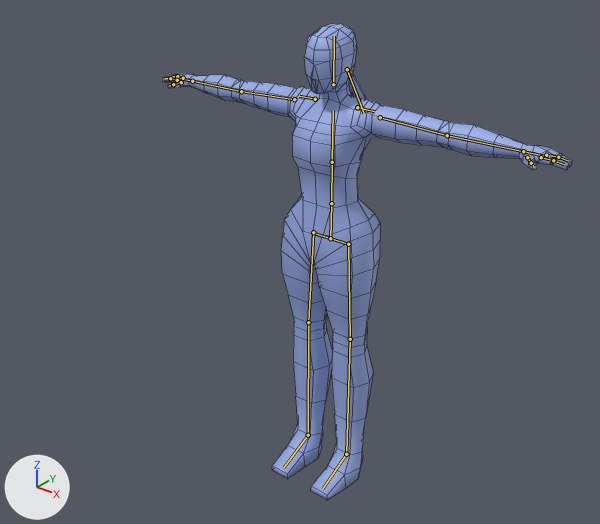
The Blender file Assets/3D/Characters/Scorecharacter/DemoChar.blend: old version first, new version second.
Both versions are drawn from a camera (50 mm lens) standing at (2.05, -2.79, 2.83) and looking at (0.1, -0.35, 1.32). Arrows for +X, +Y and +Z are at lower left; the lights stay in place. The first picture is the older version. The bones that bend it are drawn over the model as lines. Mesh edges are drawn as thin lines.

Objects in the first picture: 'Character'.
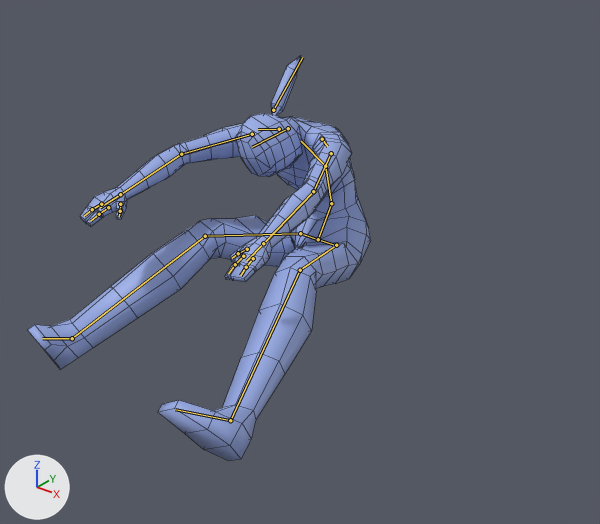
The newer file adds an action. The first version stands in its rest pose; the second is drawn at frame 1 of the action 'KnockedBack'.

Where the change shows, as pixel boxes (x1, y1, x2, y2) in the pictures (600 x 524 px):
```json
{"object": "Character", "change": "posed", "before": [162, 24, 572, 500], "after": [28, 56, 371, 461], "on screen": "16% narrower, 15% shorter"}
{"bone": "Torso", "before": "(331, 203) to (332, 162)", "after": "(331, 203) to (325, 166)"}
{"bone": "Torso_Upper", "before": "(332, 162) to (333, 110)", "after": "(325, 166) to (301, 141)"}
{"bone": "Neck", "before": "(333, 84) to (334, 36)", "after": "(288, 128) to (252, 147)"}
{"bone": "Clavicle_R", "before": "(315, 99) to (299, 96)", "after": "(279, 129) to (258, 129)"}
{"bone": "Bicep_R", "before": "(294, 99) to (241, 91)", "after": "(252, 134) to (181, 154)"}
{"bone": "Forearm_R", "before": "(241, 91) to (192, 81)", "after": "(181, 154) to (120, 194)"}
{"bone": "Clavicle_L", "before": "(357, 107) to (374, 111)", "after": "(322, 139) to (327, 146)"}
{"bone": "Bicep_L", "before": "(380, 117) to (447, 135)", "after": "(331, 153) to (313, 191)"}
{"bone": "Forearm_L", "before": "(447, 135) to (523, 151)", "after": "(313, 191) to (263, 243)"}
{"bone": "Torso_Lower", "before": "(331, 203) to (330, 238)", "after": "(331, 203) to (318, 239)"}
{"bone": "Thigh_R", "before": "(313, 232) to (308, 322)", "after": "(300, 233) to (205, 236)"}
{"bone": "Calf_R", "before": "(308, 322) to (308, 435)", "after": "(205, 236) to (72, 338)"}
{"bone": "Thigh_L", "before": "(348, 244) to (350, 339)", "after": "(336, 245) to (300, 270)"}
{"bone": "Calf_L", "before": "(350, 339) to (346, 454)", "after": "(300, 270) to (230, 420)"}
```

Edits to the scene script, one JSON object a line:
```json
{"block": "bone_torso", "where": "bone_torso = bpy.data.objects['CharacterArm'].pose.bones['Torso']"}
{"op": "set", "path": "bone_torso.rotation_quaternion", "old": "(1.0, 0.0, 0.0, 0.0)", "new": "(0.993, 0.118, 0.0, 0.0)", "note": "degrees (0, 0, 0) -> degrees (14, 0, 0)"}
{"block": "bone_torso_upper", "where": "bone_torso_upper = bpy.data.objects['CharacterArm'].pose.bones['Torso_Upper']  # child of 'Torso'"}
{"op": "set", "path": "bone_torso_upper.rotation_quaternion", "old": "(1.0, 0.0, 0.0, 0.0)", "new": "(0.955, 0.298, 0.0, 0.0)", "note": "degrees (0, 0, 0) -> degrees (35, 0, 0)"}
{"block": "bone_neck", "where": "bone_neck = bpy.data.objects['CharacterArm'].pose.bones['Neck']  # child of 'Torso_Upper'"}
{"op": "set", "path": "bone_neck.rotation_quaternion", "old": "(1.0, 0.0, 0.0, 0.0)", "new": "(0.898, 0.42, 0.091, 0.093)", "note": "degrees (0, 0, 0) -> degrees (51, 5, 14)"}
{"block": "bone_clavicle_r", "where": "bone_clavicle_r = bpy.data.objects['CharacterArm'].pose.bones['Clavicle_R']  # child of 'Torso_Upper'"}
{"op": "set", "path": "bone_clavicle_r.rotation_quaternion", "old": "(1.0, 0.0, 0.0, 0.0)", "new": "(0.917, 0.173, 0.226, 0.279)", "note": "degrees (0, 0, 0) -> degrees (28, 19, 39)"}
{"block": "bone_bicep_r", "where": "bone_bicep_r = bpy.data.objects['CharacterArm'].pose.bones['Bicep_R']  # child of 'Clavicle_R'"}
{"op": "set", "path": "bone_bicep_r.rotation_quaternion", "old": "(1.0, 0.0, 0.0, 0.0)", "new": "(0.971, 0.046, -0.008, 0.234)", "note": "degrees (0, 0, 0) -> degrees (5, -2, 27)"}
{"block": "bone_forearm_r", "where": "bone_forearm_r = bpy.data.objects['CharacterArm'].pose.bones['Forearm_R']  # child of 'Bicep_R'"}
{"op": "set", "path": "bone_forearm_r.rotation_quaternion", "old": "(1.0, 0.0, 0.0, 0.0)", "new": "(0.979, -0.057, 0.075, 0.183)", "note": "degrees (0, 0, 0) -> degrees (-5, 10, 21)"}
{"block": "bone_clavicle_l", "where": "bone_clavicle_l = bpy.data.objects['CharacterArm'].pose.bones['Clavicle_L']  # child of 'Torso_Upper'"}
{"op": "set", "path": "bone_clavicle_l.rotation_quaternion", "old": "(1.0, 0.0, 0.0, 0.0)", "new": "(0.917, 0.173, -0.226, -0.279)", "note": "degrees (0, 0, 0) -> degrees (28, -19, -39)"}
{"block": "bone_bicep_l", "where": "bone_bicep_l = bpy.data.objects['CharacterArm'].pose.bones['Bicep_L']  # child of 'Clavicle_L'"}
{"op": "set", "path": "bone_bicep_l.rotation_quaternion", "old": "(1.0, 0.0, 0.0, 0.0)", "new": "(0.971, 0.046, 0.008, -0.234)", "note": "degrees (0, 0, 0) -> degrees (5, 2, -27)"}
{"block": "bone_forearm_l", "where": "bone_forearm_l = bpy.data.objects['CharacterArm'].pose.bones['Forearm_L']  # child of 'Bicep_L'"}
{"op": "set", "path": "bone_forearm_l.rotation_quaternion", "old": "(1.0, 0.0, 0.0, 0.0)", "new": "(0.979, -0.057, -0.075, -0.183)", "note": "degrees (0, 0, 0) -> degrees (-5, -10, -21)"}
{"block": "bone_torso_lower", "where": "bone_torso_lower = bpy.data.objects['CharacterArm'].pose.bones['Torso_Lower']  # child of 'Torso'"}
{"op": "set", "path": "bone_torso_lower.rotation_quaternion", "old": "(1.0, 0.0, 0.0, 0.0)", "new": "(0.917, -0.398, 0.0, 0.0)", "note": "degrees (0, 0, 0) -> degrees (-47, 0, 0)"}
{"block": "bone_thigh_r", "where": "bone_thigh_r = bpy.data.objects['CharacterArm'].pose.bones['Thigh_R']  # child of 'Hip_R'"}
{"op": "set", "path": "bone_thigh_r.rotation_quaternion", "old": "(1.0, 0.0, 0.0, 0.0)", "new": "(0.812, -0.555, 0.125, 0.13)", "note": "degrees (0, 0, 0) -> degrees (-68, 20, 4)"}
{"block": "bone_calf_r", "where": "bone_calf_r = bpy.data.objects['CharacterArm'].pose.bones['Calf_R']  # child of 'Thigh_R'"}
{"op": "set", "path": "bone_calf_r.rotation_quaternion", "old": "(1.0, 0.0, 0.0, 0.0)", "new": "(0.883, 0.307, -0.344, -0.083)", "note": "degrees (0, 0, 0) -> degrees (46, -34, -25)"}
{"block": "bone_thigh_l", "where": "bone_thigh_l = bpy.data.objects['CharacterArm'].pose.bones['Thigh_L']  # child of 'Hip_L'"}
{"op": "set", "path": "bone_thigh_l.rotation_quaternion", "old": "(1.0, 0.0, 0.0, 0.0)", "new": "(0.812, -0.555, -0.125, -0.13)", "note": "degrees (0, 0, 0) -> degrees (-68, -20, -4)"}
{"block": "bone_calf_l", "where": "bone_calf_l = bpy.data.objects['CharacterArm'].pose.bones['Calf_L']  # child of 'Thigh_L'"}
{"op": "set", "path": "bone_calf_l.rotation_quaternion", "old": "(1.0, 0.0, 0.0, 0.0)", "new": "(0.883, 0.307, 0.344, 0.083)", "note": "degrees (0, 0, 0) -> degrees (46, 34, 25)"}
```
